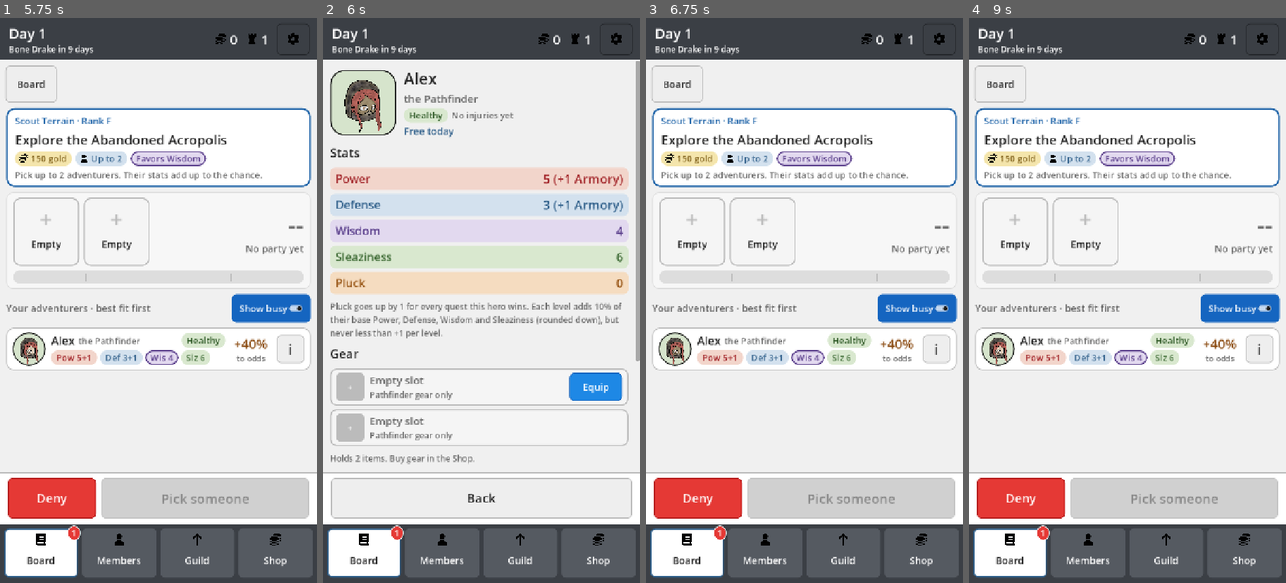
Above: before the commit, frames 1-4 (left to right).
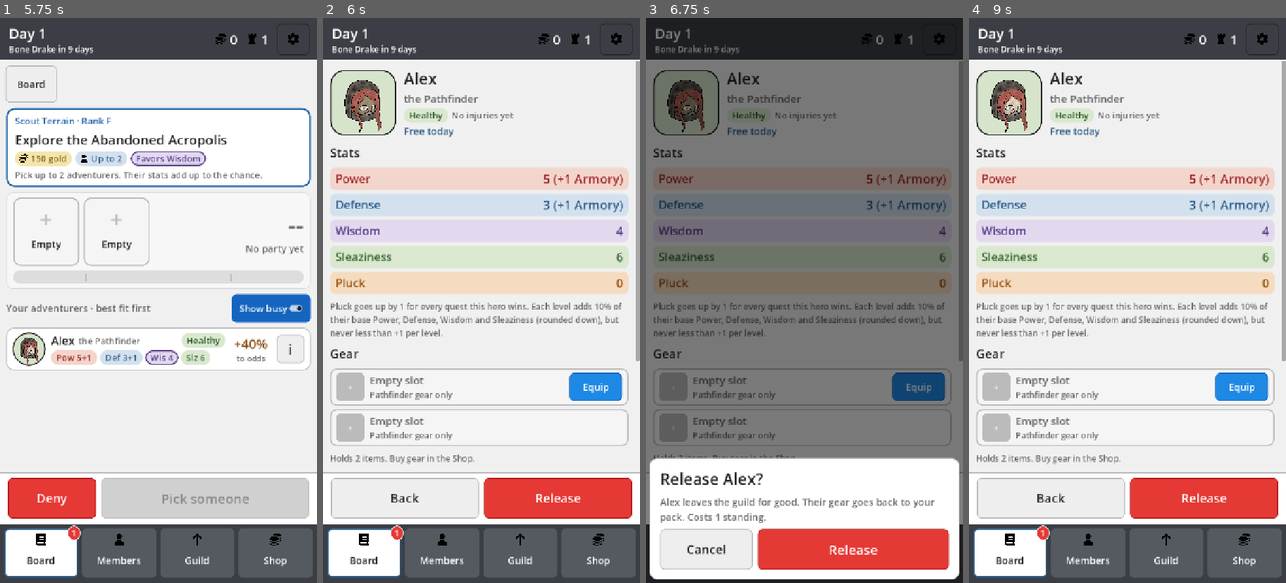
Above: after the commit, the same moments.

Repository: ActuallySanta/Fantasy-Guild-Manager
Game: Godot game, scene res://MobileHall/hall_main.tscn
Two runs of this game, one before a commit and one after it. Both use one fixed random seed, a clock stepped at 60 frames per second and the inputs below.
Inputs (mouse positions are in pixels of both pictures, inside the frame that each line leads up to):
- Up to frame 1 (5.75 s): click "Start" at 0.5 s; click "For Hire" at 1.25 s; click "Hire ($0)" at 2 s; click "Next Quest" at 2.75 s; click "Board" at 3.5 s; click "Next Quest" at 4.25 s; click "Show busy" at 5 s
- Up to frame 2 (6 s): click "i" at 5.75 s
- Up to frame 3 (6.75 s): click (880, 498) at 6.5 s, where only the run after the commit has a clickable "Release"
- Up to frame 4 (9 s): click (1029, 549) at 7.25 s, where only the run after the commit has a clickable "Cancel"; click "Next Quest" (after the commit: "Equip") at 8 s; click (1241, 385) at 8.75 s, where only the run after the commit has a clickable "Cancel"

Frame 1 is identical in both runs. In frame 2, 3.5% of the frame differs, in the area x 21-98%, y 81-89%; in frame 3, 94%, in the area x 0-100%, y 0-100%; in frame 4, 39%.

Commit message:
Let heroes be released from the guild
Character screen gets a Release button for guild members (living or
fallen) with a confirm sheet showing the cost and any quest they'll leave.
Releasing returns their gear to the pack, frees their training slot and
Hospital bed, and pulls them out of any party. Living heroes cost
1 + Pluck standing; the fallen are free.

The Day Report lists who left the guild that day. Living released heroes
have a 15% daily chance to reappear in For Hire at double the usual price
(min 100 before doubling). Hiring now charges anyone with a price, so
returners can't be hired for free on days 1-2.

Co-Authored-By: Claude Opus 5.5 <noreply@anthropic.com>

Diff:
--- a/Globals/character_container.gd
+++ b/Globals/character_container.gd
@@ -1,3 +1,6 @@
+## The guild's roster, today's For Hire pool, and heroes who were released.
+## Released heroes who are still alive may come back to For Hire on a later
+## day, for a higher price (see refresh_hireable_characters).
 extends Node2D
 
 @export var max_characters: int = 5
@@ -7,8 +10,20 @@
 @export var max_hireable_characters: int = 3
 var hireable_characters: Array[GuildCharacter] = []
 
+## Living heroes who were released from the guild. Each new day they have a
+## small chance to show up in For Hire again. Hiring one takes them off this list.
+var released_characters: Array[GuildCharacter] = []
+
+## Chance (0-1) each released hero has of showing up in For Hire on a new day.
+const RETURN_CHANCE := 0.15
+## A returning hero costs this many times the day's normal recruit price...
+const RETURN_COST_MULTIPLIER := 2
+## ...counted from at least this much, so they're never free on days 1-2.
+const RETURN_MIN_COST := 100
+
 signal on_hireables_refreshed
 signal on_character_added
+signal on_character_removed
 
 
 func _ready() -> void:
@@ -34,7 +49,19 @@
 	if (GameState.standing > GuildUpgrades.MINIMUM_STANDING):
 		for i in max_hireable_characters:
 			hireable_characters.append(GuildCharacter.new())
+		_add_returning_characters()
 	on_hireables_refreshed.emit()
+
+
+## Each released hero rolls RETURN_CHANCE to come back to For Hire today.
+## They come on top of the normal recruits, so they never push out a new face.
+func _add_returning_characters() -> void:
+	var return_cost := maxi(GuildCharacter.recruit_cost_for_day(GameState.day), RETURN_MIN_COST) \
+			* RETURN_COST_MULTIPLIER
+	for released_character in released_characters:
+		if randf() < RETURN_CHANCE:
+			released_character.cost = return_cost
+			hireable_characters.append(released_character)
 
 
 func generate_new_character() -> void:
@@ -51,13 +78,38 @@
 	if (active_characters.size() == max_characters):
 		return false
 
-	if(GameState.day >= 3 && GameState.gold >= _character.cost):
+	# anyone with a price pays it (returning heroes cost gold even on days 1-2)
+	if(_character.cost > 0 && GameState.gold >= _character.cost):
 		GameState.add_gold(-(_character.cost))
-	elif(GameState.day >= 3):
+	elif(_character.cost > 0):
 		return false
 
 	active_characters.append(_character)
 	hireable_characters.erase(_character) # char hired, so no longer for hire
+	released_characters.erase(_character) # a returning hero is back for good
 	print(_character.name + " HAS JOINED THE GUILD")
 	on_character_added.emit()
 	return true
+
+
+## Takes a hero off the roster for good: their gear goes back to the pack and
+## they leave the Training Yard and the Hospital. Living heroes are remembered
+## in released_characters so they might come back to For Hire later.
+## Leaving a quest party is the hall's job (see HallMain.release).
+## Returns false if they weren't in the guild.
+func remove_character_from_guild(_character: GuildCharacter) -> bool:
+	if (not active_characters.has(_character)):
+		return false
+
+	# duplicate: unequipping changes equipped_items while we loop over it
+	for item in _character.equipped_items.duplicate():
+		ItemShop.unequip(item)
+	GuildUpgrades.stop_training(_character)
+	GuildUpgrades.discharge(_character)
+
+	active_characters.erase(_character)
+	if (_character.injury_level < GuildCharacter.InjuryLevel.DEAD):
+		released_characters.append(_character)
+	print(_character.name + " HAS LEFT THE GUILD")
+	on_character_removed.emit()
+	return true
--- a/MobileHall/Playtest/playtest_scenario.gd
+++ b/MobileHall/Playtest/playtest_scenario.gd
@@ -44,6 +44,7 @@
 func _ready() -> void:
 	# autoloads are ready by now (they sit before the main scene in the tree)
 	CharacterContainer.active_characters.clear()
+	CharacterContainer.released_characters.clear()
 	for injury in member_injuries:
 		var character := GuildCharacter.new()
 		character.injury_level = clampi(injury, 0, GuildCharacter.InjuryLevel.GRAVELY_INJURED) as GuildCharacter.InjuryLevel
--- a/MobileHall/Scenes/Overlays/overlay_report.tscn
+++ b/MobileHall/Scenes/Overlays/overlay_report.tscn
@@ -67,6 +67,16 @@
 text = "At home: Sela +1 Str · Pip Hurt → Sore"
 autowrap_mode = 3
 
+[node name="ReleasedNote" type="Label" parent="Layout/Header/Col"]
+unique_name_in_owner = true
+visible = false
+custom_minimum_size = Vector2(40, 0)
+layout_mode = 2
+theme_override_colors/font_color = Color(0.8156863, 0.827451, 0.84705883, 1)
+theme_override_font_sizes/font_size = 20
+text = "Left the guild: Bram (-2 standing) · Ilsa (fallen)"
+autowrap_mode = 3
+
 [node name="Scroll" type="ScrollContainer" parent="Layout" unique_id=1628967775]
 unique_name_in_owner = true
 layout_mode = 2
--- a/MobileHall/Scenes/Screens/screen_character.tscn
+++ b/MobileHall/Scenes/Screens/screen_character.tscn
@@ -9,6 +9,8 @@
 [ext_resource type="StyleBox" path="res://MobileHall/Styles/action_bar.tres" id="7_ye445"]
 [ext_resource type="StyleBox" path="res://MobileHall/Styles/btn_green.tres" id="8_cvwy1"]
 [ext_resource type="StyleBox" path="res://MobileHall/Styles/btn_green_down.tres" id="9_i7ea7"]
+[ext_resource type="StyleBox" path="res://MobileHall/Styles/dim.tres" id="10_rdim1"]
+[ext_resource type="StyleBox" path="res://MobileHall/Styles/sheet.tres" id="11_rsht1"]
 
 [sub_resource type="StyleBoxFlat" id="StyleBoxFlat_5l50i"]
 content_margin_left = 12.0
@@ -347,6 +349,15 @@
 focus_mode = 0
 theme_override_font_sizes/font_size = 28
 text = "Back"
+
+[node name="ReleaseButton" type="Button" parent="Footer/Row"]
+unique_name_in_owner = true
+custom_minimum_size = Vector2(0, 92)
+layout_mode = 2
+size_flags_horizontal = 3
+focus_mode = 0
+theme_override_font_sizes/font_size = 28
+text = "Release"
 
 [node name="HireButton" type="Button" parent="Footer/Row" unique_id=1178814079]
 unique_name_in_owner = true
@@ -364,3 +375,75 @@
 theme_override_colors/font_hover_pressed_color = Color(1, 1, 1, 1)
 theme_override_font_sizes/font_size = 30
 text = "Hire (free)"
+
+[node name="ReleaseConfirm" type="Control" parent="."]
+unique_name_in_owner = true
+visible = false
+top_level = true
+layout_mode = 1
+anchors_preset = 15
+anchor_right = 1.0
+anchor_bottom = 1.0
+grow_horizontal = 2
+grow_vertical = 2
+
+[node name="ReleaseDim" type="PanelContainer" parent="ReleaseConfirm"]
+unique_name_in_owner = true
+layout_mode = 0
+anchor_right = 1.0
+anchor_bottom = 1.0
+theme_override_styles/panel = ExtResource("10_rdim1")
+
+[node name="Sheet" type="PanelContainer" parent="ReleaseConfirm"]
+layout_mode = 0
+anchor_top = 1.0
+anchor_right = 1.0
+anchor_bottom = 1.0
+offset_left = 8.0
+offset_top = -8.0
+offset_right = -8.0
+offset_bottom = -8.0
+grow_vertical = 0
+theme_override_styles/panel = ExtResource("11_rsht1")
+
+[node name="Col" type="VBoxContainer" parent="ReleaseConfirm/Sheet"]
+layout_mode = 2
+theme_override_constants/separation = 12
+
+[node name="ReleaseTitle" type="Label" parent="ReleaseConfirm/Sheet/Col"]
+unique_name_in_owner = true
+custom_minimum_size = Vector2(40, 0)
+layout_mode = 2
+theme_override_font_sizes/font_size = 36
+text = "Release Name?"
+autowrap_mode = 3
+
+[node name="ReleaseSub" type="Label" parent="ReleaseConfirm/Sheet/Col"]
+unique_name_in_owner = true
+custom_minimum_size = Vector2(40, 0)
+layout_mode = 2
+theme_override_colors/font_color = Color(0.4, 0.4, 0.4, 1)
+theme_override_font_sizes/font_size = 22
+text = "They leave the guild for good."
+autowrap_mode = 3
+
+[node name="Buttons" type="HBoxContainer" parent="ReleaseConfirm/Sheet/Col"]
+layout_mode = 2
+theme_override_constants/separation = 12
+
+[node name="ReleaseCancelButton" type="Button" parent="ReleaseConfirm/Sheet/Col/Buttons"]
+unique_name_in_owner = true
+custom_minimum_size = Vector2(210, 92)
+layout_mode = 2
+focus_mode = 0
+theme_override_font_sizes/font_size = 28
+text = "Cancel"
+
+[node name="ReleaseConfirmButton" type="Button" parent="ReleaseConfirm/Sheet/Col/Buttons"]
+unique_name_in_owner = true
+custom_minimum_size = Vector2(0, 92)
+layout_mode = 2
+size_flags_horizontal = 3
+focus_mode = 0
+theme_override_font_sizes/font_size = 30
+text = "Release"
--- a/MobileHall/Scripts/hall_main.gd
+++ b/MobileHall/Scripts/hall_main.gd
@@ -53,6 +53,9 @@
 var QUESTS_PER_DAY := 5
 ## The day QuestList swaps the board for the milestone (Bone Drake) quest.
 const MILESTONE_DAY := 10
+## Standing lost for releasing a living hero, plus one more per level of their
+## Pluck (letting a veteran go hurts more). Releasing the fallen is free.
+const RELEASE_BASE_STANDING_COST := 1
 ## Bottom tabs, left to right (ids match the Nav_<id> buttons and Tab nodes in the scene).
 const TAB_IDS := ["board", "guild", "upgrades", "shop"]
 ## The Shop tab (goods come from the ItemShop autoload).
@@ -115,6 +118,8 @@
 const TOAST_DEAD := "%s can't go on quests anymore."
 const TOAST_HIRED := "%s joined the guild!"
 const TOAST_ROSTER_FULL := "No room. Upgrade the Barracks for more beds."
+const TOAST_RELEASED := "%s left the guild"
+const TOAST_RELEASED_COST := "%s left the guild (-%d standing)"
 const TOAST_UPGRADED := "%s upgraded to level %d!"
 const TOAST_RESET := "Upgrades reset"
 const TOAST_NEW_DAY := "Day %d · %s · %s for hire"
@@ -168,9 +173,14 @@
 # ---- overlays
 
 ## The Day Report being shown, or {} when hidden:
-##   {day: int, results: Array (see _run_quest), starts_next_day: bool}
+##   {day: int, results: Array (see _run_quest), starts_next_day: bool,
+##    home: Dictionary (see GuildUpgrades.run_night), released: Array (see released_today)}
 ## starts_next_day is true right after End Day: closing it starts the next day.
 var shown_report := {}
+## Heroes released today, for the Day Report. Each entry is a Dictionary:
+##   {character: GuildCharacter, standing: int (standing it cost), fallen: bool}
+## Cleared when the next day starts.
+var released_today := []
 ## Last night's report, kept so the Menu can show it again.
 var previous_report := {}
 var is_end_check_open := false
@@ -250,6 +260,7 @@
 	GuildUpgrades.upgrades_changed.connect(queue_refresh)
 	GuildUpgrades.home_changed.connect(queue_refresh)
 	CharacterContainer.on_character_added.connect(queue_refresh)
+	CharacterContainer.on_character_removed.connect(queue_refresh)
 	CharacterContainer.on_hireables_refreshed.connect(queue_refresh)
 	ItemShop.stock_changed.connect(queue_refresh)
 	ItemShop.gear_changed.connect(queue_refresh)
@@ -349,6 +360,14 @@
 	return roster().size() >= CharacterContainer.max_characters
 
 
+## Standing it costs to release this hero: nothing for the fallen, otherwise
+## RELEASE_BASE_STANDING_COST plus their Pluck.
+func release_standing_cost(character: GuildCharacter) -> int:
+	if Style.is_dead(character):
+		return 0
+	return RELEASE_BASE_STANDING_COST + character.pluck
+
+
 ## True when there's at least one recruit and a free bed.
 func can_hire_anyone() -> bool:
 	return not CharacterContainer.hireable_characters.is_empty() and not is_roster_full()
@@ -654,6 +673,26 @@
 		show_toast(TOAST_ROSTER_FULL)
 	elif CharacterContainer.add_character_to_guild(character):
 		show_toast(TOAST_HIRED % character.name)
+	queue_refresh()
+
+
+## Let a hero go for good (the Character screen's Release button, after its
+## confirm sheet). They leave any quest party first (a sent quest left empty
+## goes back to open), then CharacterContainer takes their gear off and frees
+## their training slot and Hospital bed. Living heroes cost standing.
+func release(character: GuildCharacter) -> void:
+	# read these before they leave: the cost depends on who they are right now
+	var standing_cost := release_standing_cost(character)
+	var is_fallen := Style.is_dead(character)
+	_leave_quest(character)
+	if not CharacterContainer.remove_character_from_guild(character):
+		return
+	if standing_cost > 0:
+		GameState.reduce_standing(standing_cost)
+		show_toast(TOAST_RELEASED_COST % [character.name, standing_cost])
+	else:
+		show_toast(TOAST_RELEASED % character.name)
+	released_today.append({"character": character, "standing": standing_cost, "fallen": is_fallen})
 	queue_refresh()
 
 
@@ -835,7 +874,8 @@
 	is_end_check_open = false
 	training_picker_open = false
 	active_screen = {}
-	shown_report = {"starts_next_day": true, "day": GameState.day, "results": results, "home": home}
+	shown_report = {"starts_next_day": true, "day": GameState.day, "results": results, "home": home,
+			"released": released_today.duplicate()}
 	queue_refresh()
 
 
@@ -891,6 +931,8 @@
 	previous_report = shown_report.duplicate()
 	previous_report.starts_next_day = false
 	shown_report = {}
+	# today's releases are in the kept report now; tomorrow starts a fresh list
+	released_today.clear()
 	active_tab = "board"
 	active_screen = {}
 	GameState.start_new_day()
--- a/MobileHall/Scripts/overlay_report.gd
+++ b/MobileHall/Scripts/overlay_report.gd
@@ -1,5 +1,6 @@
-## Day Report: the night's results, short. A totals line, then one card per
-## quest (result, gold, who went, who got hurt); the full story is behind
+## Day Report: the night's results, short. A totals line, a line for the night
+## at home, a line for anyone released that day, then one card per quest
+## (result, gold, who went, who got hurt); the full story is behind
 ## "Read the story" on each card.
 ## Scene: MobileHall/Scenes/Overlays/overlay_report.tscn
 extends Control
@@ -17,6 +18,9 @@
 const TEXT_HOME := "At home: %s"
 const TEXT_TRAINED := "%s +%d %s"
 const TEXT_HEALED := "%s %s → %s"
+const TEXT_RELEASED := "Left the guild: %s"
+const TEXT_RELEASED_COST := "%s (-%d standing)"
+const TEXT_RELEASED_FALLEN := "%s (fallen)"
 const BUTTON_START_DAY := "Start Day %d"
 const BUTTON_CLOSE := "Close"
 
@@ -27,6 +31,7 @@
 @onready var _gold_chip = %GoldChip           # chip.gd
 @onready var _injured_chip = %HurtChip        # chip.gd
 @onready var _home_note: Label = %HomeNote
+@onready var _released_note: Label = %ReleasedNote
 # Quest cards
 @onready var _scroll: ScrollContainer = %Scroll
 @onready var _entry_list: VBoxContainer = %Entries
@@ -50,7 +55,8 @@
 	var is_same_report: bool = report.get("results") == _built_report.get("results") \
 			and report.get("starts_next_day") == _built_report.get("starts_next_day") \
 			and report.get("day") == _built_report.get("day") \
-			and report.get("home") == _built_report.get("home")
+			and report.get("home") == _built_report.get("home") \
+			and report.get("released") == _built_report.get("released")
 	if is_same_report:
 		return
 	_built_report = report
@@ -59,6 +65,7 @@
 	_title.text = TEXT_TITLE % report.day
 	_show_totals(results)
 	_show_home(report.get("home", {}))
+	_show_released(report.get("released", []))
 	_show_entries(results)
 
 	# after End Day the button starts the next day; from the Menu it just closes
@@ -100,6 +107,20 @@
 	_home_note.visible = not parts.is_empty()
 
 
+## One line for heroes released today (see HallMain.released_today), with the
+## standing each one cost. Fallen heroes are marked instead, since they were free.
+func _show_released(released: Array) -> void:
+	var parts := PackedStringArray()
+	for release in released:
+		var hero_name: String = release.character.name
+		if release.fallen:
+			parts.append(TEXT_RELEASED_FALLEN % hero_name)
+		else:
+			parts.append(TEXT_RELEASED_COST % [hero_name, release.standing])
+	_released_note.text = TEXT_RELEASED % " · ".join(parts)
+	_released_note.visible = not parts.is_empty()
+
+
 ## One card per quest, or a note when nobody went out.
 func _show_entries(results: Array) -> void:
 	Style.clear_children(_entry_list)
--- a/MobileHall/Scripts/screen_character.gd
+++ b/MobileHall/Scripts/screen_character.gd
@@ -1,6 +1,8 @@
 ## Character details: portrait, health, today's task, all five stats with the
 ## Armory, gear and Pluck bonuses shown, gear slots, and the full backstory.
 ## Recruits get a Hire button.
+## Guild members (living or fallen) get a Release button. It opens a confirm
+## sheet over the screen that says what releasing costs before anything happens.
 ## Gear: one row per equipped item (Take off) and per empty slot (Equip). Equip
 ## opens a pick list of owned items this hero's role can use; items worn by
 ## another hero can be taken from them. Rules live in the ItemShop autoload.
@@ -31,12 +33,21 @@
 const BUTTON_CANCEL := "Cancel"
 const TEXT_PLUCK_NOTE := "Pluck goes up by 1 for every quest this hero wins. Each level adds 10% of their base Power, Defense, Wisdom and Sleaziness (rounded down), but never less than +1 per level."
 const TEXT_RECRUIT := "Recruit · not hired yet"
+const TEXT_RETURNING := "Former member · wants back in"
 const TEXT_FREE := "Free today"
 const TEXT_ON_QUEST := "#%d %s (%s)"
 const TEXT_TRAINING := "Training %s tonight (+%d)"
 const TEXT_IN_BED := "In a Hospital bed · healthy in %s"
 const BUTTON_BACK := "Back"
 const BUTTON_HIRE := "Hire (free)"
+const BUTTON_HIRE_COST := "Hire (%d gold)"
+const BUTTON_RELEASE := "Release"
+# Release confirm sheet
+const TEXT_RELEASE_TITLE := "Release %s?"
+const TEXT_RELEASE_COST := "%s leaves the guild for good. Their gear goes back to your pack. Costs %d standing."
+const TEXT_RELEASE_FALLEN := "Say goodbye to %s. Their gear goes back to your pack."
+const TEXT_RELEASE_QUEST := " They'll leave %s."
+const BUTTON_RELEASE_CONFIRM := "Release"
 
 # ---- NODES
 # Identity
@@ -59,23 +70,45 @@
 # Footer
 @onready var _back_button: Button = %BackButton
 @onready var _hire_button: Button = %HireButton
+@onready var _release_button: Button = %ReleaseButton
+# Release confirm sheet (top_level in the scene, so the VBox doesn't lay it out
+# and it covers the whole hall like the other overlays)
+@onready var _release_confirm: Control = %ReleaseConfirm
+@onready var _release_dim: Control = %ReleaseDim
+@onready var _release_title: Label = %ReleaseTitle
+@onready var _release_sub: Label = %ReleaseSub
+@onready var _release_cancel_button: Button = %ReleaseCancelButton
+@onready var _release_confirm_button: Button = %ReleaseConfirmButton
 
 ## The main hall script (state + actions), set in setup().
 var hall: HallMain
 ## The Equip pick list is open (view state; closes when another hero is shown).
 var _is_picking_gear := false
 var _gear_character: GuildCharacter
+## The Release confirm sheet is open (view state; closes when another hero is shown).
+var _is_confirming_release := false
+var _release_character: GuildCharacter
 
 
 func setup(main: HallMain) -> void:
 	hall = main
 	_back_button.pressed.connect(hall.close_screen)
 	_hire_button.pressed.connect(_on_hire_pressed)
+	_release_button.pressed.connect(_on_release_pressed)
+	_release_cancel_button.pressed.connect(_on_release_cancelled)
+	_release_confirm_button.pressed.connect(_on_release_confirmed)
+	_release_dim.gui_input.connect(_on_release_dim_input)
 	_back_button.text = BUTTON_BACK
 	_hire_button.text = BUTTON_HIRE
+	_release_button.text = BUTTON_RELEASE
+	_release_cancel_button.text = BUTTON_CANCEL
+	_release_confirm_button.text = BUTTON_RELEASE_CONFIRM
 	_pluck_note.text = TEXT_PLUCK_NOTE
 	Style.style_button(_back_button, "paper", 28)
 	Style.style_button(_hire_button, "green", 30)
+	Style.style_button(_release_button, "red", 28)
+	Style.style_button(_release_cancel_button, "paper", 28)
+	Style.style_button(_release_confirm_button, "red", 30)
 
 
 func scroll_to_top() -> void:
@@ -101,6 +134,12 @@
 
 	_hire_button.visible = is_recruit
 	_hire_button.disabled = hall.is_roster_full()
+	if character.cost > 0:
+		_hire_button.text = BUTTON_HIRE_COST % character.cost
+	else:
+		_hire_button.text = BUTTON_HIRE
+	_release_button.visible = not is_recruit
+	_show_release_confirm(character, is_recruit)
 
 
 ## The character this screen is showing (set by hall.open_character).
@@ -108,8 +147,11 @@
 	return hall.active_screen.character
 
 
-## "Recruit", "Free today", or "#2 Escort the Merchant (sent)".
+## "Recruit", "Former member", "Free today", or "#2 Escort the Merchant (sent)".
 func _show_task(character: GuildCharacter, is_recruit: bool) -> void:
+	if is_recruit and CharacterContainer.released_characters.has(character):
+		_task.text = TEXT_RETURNING
+		return
 	if is_recruit:
 		_task.text = TEXT_RECRUIT
 		return
@@ -235,3 +277,50 @@
 func _on_hire_pressed() -> void:
 	hall.hire(_shown_character())
 	hall.close_screen()
+
+
+## The Release confirm sheet: "Release Mira?" plus what it costs and, if they're
+## in a party, which quest they'll leave. Hidden for recruits and when not open.
+func _show_release_confirm(character: GuildCharacter, is_recruit: bool) -> void:
+	# a different hero (or a recruit) never opens with the sheet already up
+	if character != _release_character or is_recruit:
+		_release_character = character
+		_is_confirming_release = false
+	_release_confirm.visible = _is_confirming_release
+	if not _is_confirming_release:
+		return
+
+	_release_title.text = TEXT_RELEASE_TITLE % character.name
+	var standing_cost := hall.release_standing_cost(character)
+	if standing_cost > 0:
+		_release_sub.text = TEXT_RELEASE_COST % [character.name, standing_cost]
+	else:
+		_release_sub.text = TEXT_RELEASE_FALLEN % character.name
+	var quest_index := hall.quest_index_of(character)
+	if quest_index >= 0:
+		_release_sub.text += TEXT_RELEASE_QUEST % hall.quest_entries[quest_index].quest.questTitle
+
+
+## Footer Release button: open the confirm sheet (nothing happens yet).
+func _on_release_pressed() -> void:
+	_is_confirming_release = true
+	hall.queue_refresh()
+
+
+func _on_release_cancelled() -> void:
+	_is_confirming_release = false
+	hall.queue_refresh()
+
+
+## Confirmed: the hall does the releasing, then the screen goes back to where it
+## was opened from (this hero isn't in the guild anymore).
+func _on_release_confirmed() -> void:
+	_is_confirming_release = false
+	hall.release(_shown_character())
+	hall.close_screen()
+
+
+## Tapping the dimmed background cancels, like the End Day sheet.
+func _on_release_dim_input(event: InputEvent) -> void:
+	if event is InputEventMouseButton and event.pressed:
+		_on_release_cancelled()
--- a/Scripts/Character Generator/character_resource.gd
+++ b/Scripts/Character Generator/character_resource.gd
@@ -106,16 +106,20 @@
 
 	title = name + " the " + str(CharacterRole.find_key(role))
 
-	if (GameState.day >= 5):
-		cost = 200
-	elif (GameState.day >= 3):
-		cost = 100
-	else:
-		cost = 0
+	cost = recruit_cost_for_day(GameState.day)
 
 	add_pluck_temp_stats()
 
 	pass
+
+
+## What a new recruit costs to hire on a given day (free for the first two days).
+static func recruit_cost_for_day(day: int) -> int:
+	if (day >= 5):
+		return 200
+	elif (day >= 3):
+		return 100
+	return 0
 
 
 ## Generate the stats using normalized random number sampling
